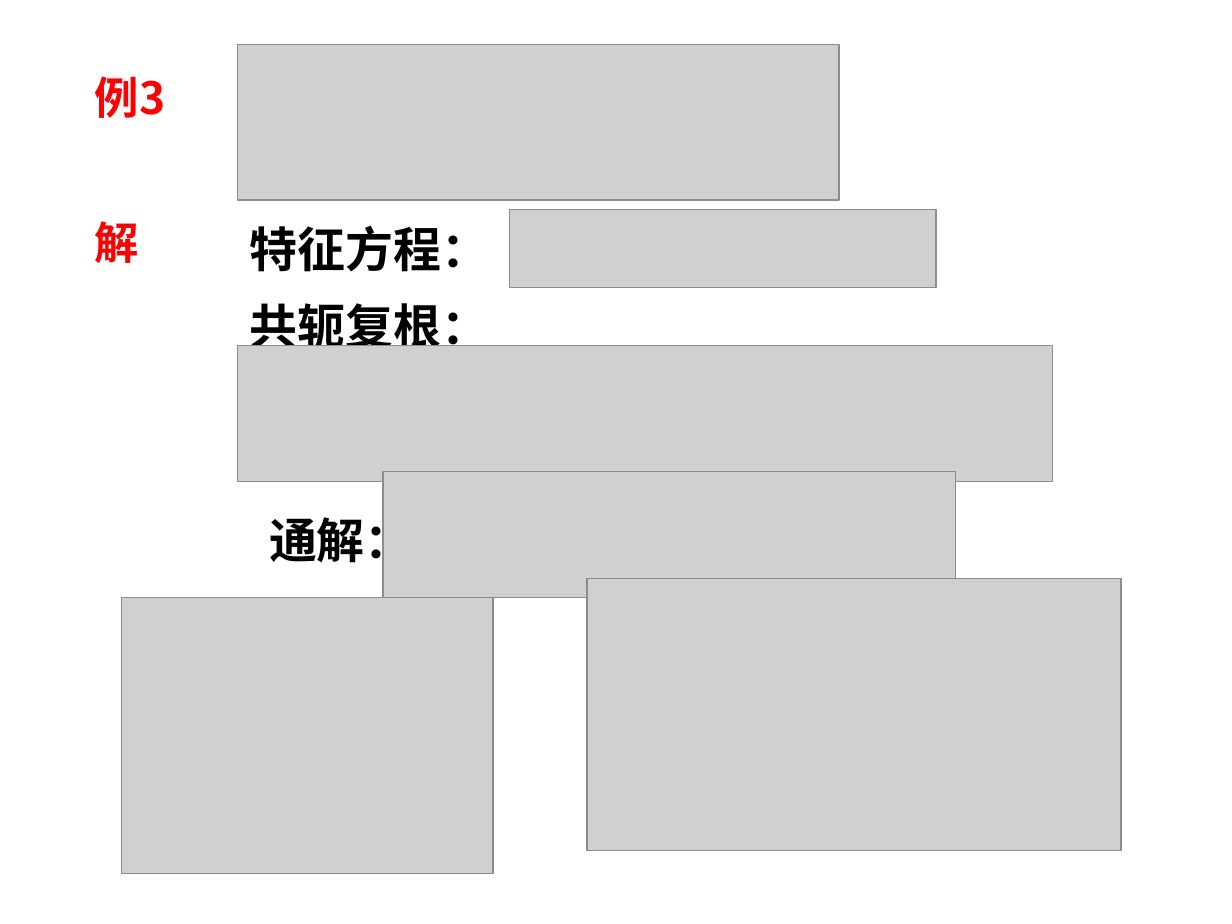
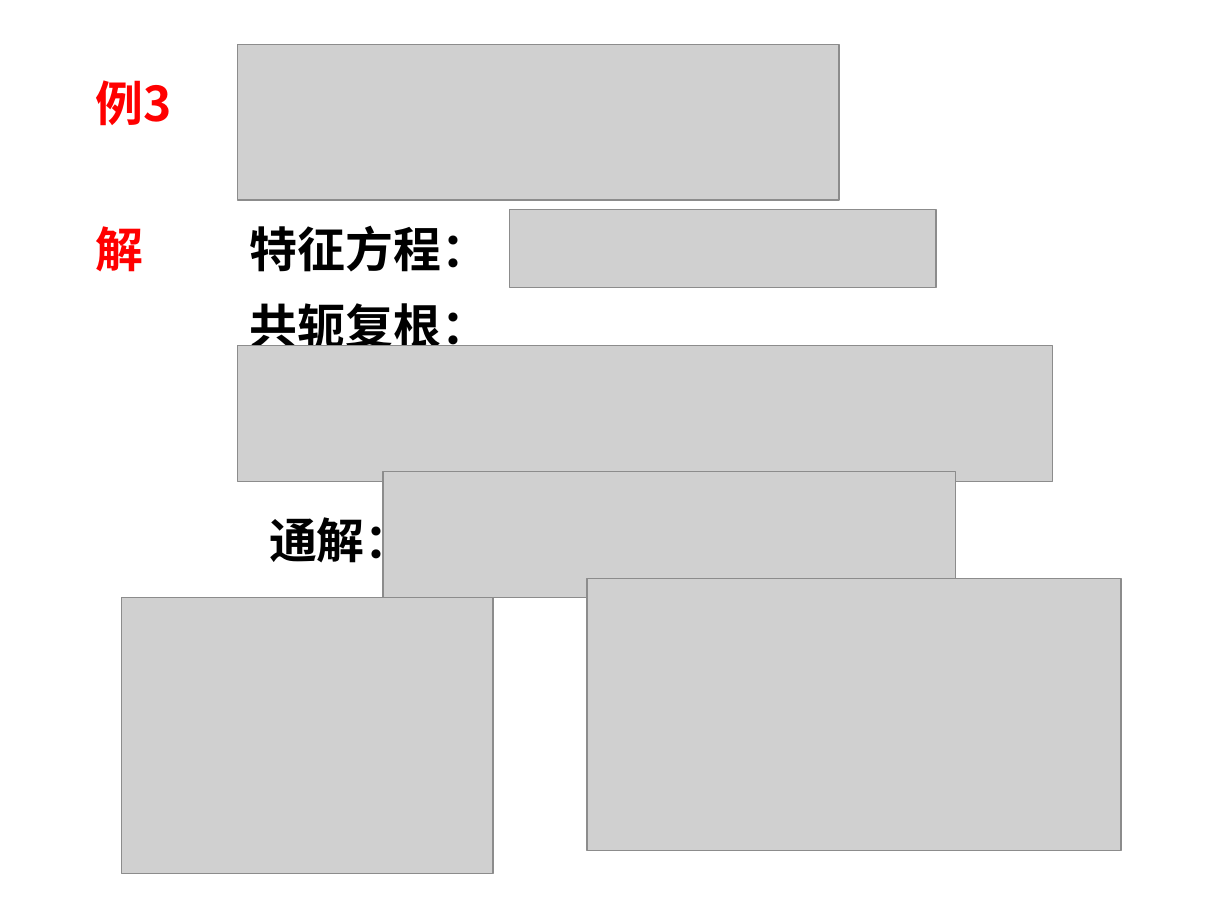
Before and after one commit to yhzhu99/MathModeling, a slide deck: slide 42 of 课件/7代数方程与差分方程模型.ppt. Drawn at 1232x924 pixels with LibreOffice and Linux fonts; fonts in the diff are those of the drawing; grey boxes stand for pictures; background and template pictures are left out. Boxes give left, top, right and bottom in pixels: in the first picture for what was removed or moved away, otherwise in the second. Text is boxed around its words. In the diff, an @@ line names an element or a change of style, - is before the commit and + after.

```diff
--- a/课件/7代数方程与差分方程模型.ppt
+++ b/课件/7代数方程与差分方程模型.ppt
@@ text "例3" at [96,80,172,126]: size 25.9 to 28 pt; line spacing 0.8 to 0.9 @@
@@ text "解" at [96,226,144,272]: size 25.9 to 28 pt; line spacing 0.8 to 0.9 @@
```
Also in this commit, not shown: 12 other slides changed, 1 slide added, 1 other file.
